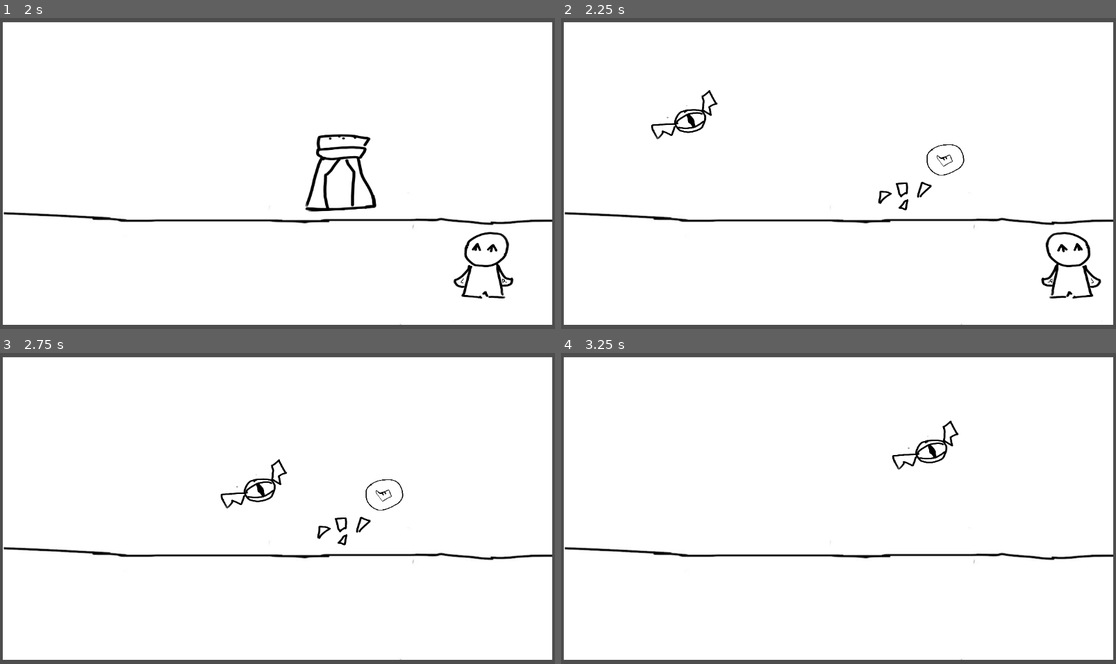
Above: before the commit, frames 1-4 (two rows, left to right).
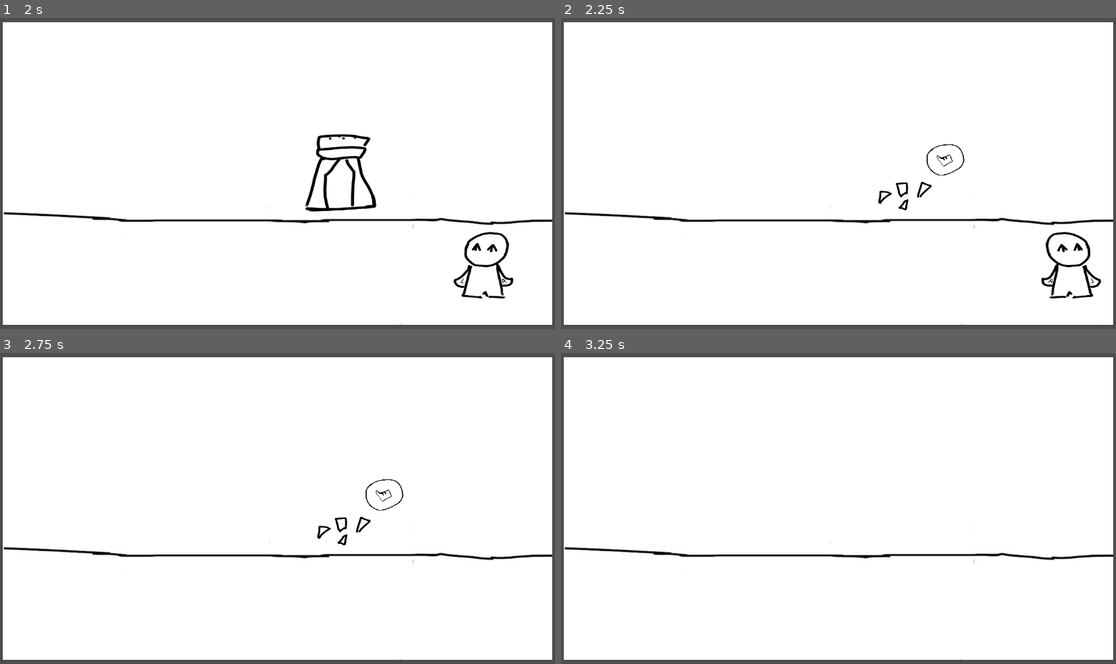
Above: after the commit, the same moments.

Repository: DeltaLyra/WitchIllusionGame
Game: Godot game, scene res://Scenes/test_level_2.tscn
The game is run twice, just before and just after one commit, with the same random seed, the same clock (stepped at 60 frames per second) and the same inputs.
Inputs (mouse positions are in pixels of both pictures, inside the frame that each line leads up to):
- Up to frame 1 (2 s): tap Enter at 0.5 s; move the mouse to (194, 173) at 0.52 s; press the mouse at (194, 173) at 0.53 s; hold Right (MoveRight) 0.53-1.28 s; move the mouse to (72, 176) at 1.27 s; release the mouse at (72, 176) at 1.28 s; hold Left (MoveLeft) from 1.28 s (still down); click (72, 176) at 1.35 s
- Up to frame 2 (2.25 s): move the mouse to (916, 161) at 2.02 s; release Left (MoveLeft) at 2.03 s; press the mouse at (916, 161) at 2.03 s; hold Right (MoveRight) from 2.03 s (still down)
- Up to frame 3 (2.75 s): keep holding Right (MoveRight)
- Up to frame 4 (3.25 s): keep holding Right (MoveRight); move the mouse to (916, 511) at 2.77 s; release the mouse at (916, 511) at 2.78 s; click (916, 511) at 2.85 s

Frame 1 is identical in both runs. In frame 2, 0.4% of the frame differs, in the area x 16-29%, y 23-40%; in frame 3, 0.4%; in frame 4, 0.4%, in the area x 59-72%, y 21-38%.

Commit message:
added a timer so bat spawns after 5 seconds

Diff:
--- a/gamejamgame/Scenes/alert_event_manager.tscn
+++ b/gamejamgame/Scenes/alert_event_manager.tscn
@@ -4,3 +4,9 @@
 
 [node name="AlertEventManager" type="Node2D"]
 script = ExtResource("1_vgtsh")
+
+[node name="Timer" type="Timer" parent="."]
+wait_time = 5.0
+one_shot = true
+
+[connection signal="timeout" from="Timer" to="." method="_on_timer_timeout"]
--- a/gamejamgame/Scenes/eye_bat.tscn
+++ b/gamejamgame/Scenes/eye_bat.tscn
@@ -1,6 +1,21 @@
 [gd_scene load_steps=5 format=3 uid="uid://dyrf1rbxp1sro"]
 
 [ext_resource type="Texture2D" uid="uid://c3ylg2ss7fdac" path="res://Assets/PlaceHolderEyeBat.png" id="1_be7oe"]
+
+[sub_resource type="Animation" id="Animation_bwoag"]
+length = 0.001
+tracks/0/type = "value"
+tracks/0/imported = false
+tracks/0/enabled = true
+tracks/0/path = NodePath("Sprite2D:position")
+tracks/0/interp = 1
+tracks/0/loop_wrap = true
+tracks/0/keys = {
+"times": PackedFloat32Array(0),
+"transitions": PackedFloat32Array(1),
+"update": 0,
+"values": [Vector2(119, 157)]
+}
 
 [sub_resource type="Animation" id="Animation_be7oe"]
 resource_name = "fly_around"
@@ -17,21 +32,6 @@
 "transitions": PackedFloat32Array(1, 1, 1, 1),
 "update": 0,
 "values": [Vector2(119, 157), Vector2(376, 290), Vector2(670, 161), Vector2(445, 118)]
-}
-
-[sub_resource type="Animation" id="Animation_bwoag"]
-length = 0.001
-tracks/0/type = "value"
-tracks/0/imported = false
-tracks/0/enabled = true
-tracks/0/path = NodePath("Sprite2D:position")
-tracks/0/interp = 1
-tracks/0/loop_wrap = true
-tracks/0/keys = {
-"times": PackedFloat32Array(0),
-"transitions": PackedFloat32Array(1),
-"update": 0,
-"values": [Vector2(119, 157)]
 }
 
 [sub_resource type="AnimationLibrary" id="AnimationLibrary_ljc8k"]
--- a/gamejamgame/Scenes/test_level_2.tscn
+++ b/gamejamgame/Scenes/test_level_2.tscn
@@ -7,5 +7,6 @@
 
 [node name="AlertEventManager" parent="." index="8" instance=ExtResource("2_qpu34")]
 position = Vector2(-8, -8)
+room_item = "cheese"
 
 [editable path="SaltShaker"]
--- a/gamejamgame/Scripts/alert_event_manager.gd
+++ b/gamejamgame/Scripts/alert_event_manager.gd
@@ -3,17 +3,22 @@
 @export var room_item: String # The item you must transform with to
 
 const EYE_BAT = preload("res://Scenes/eye_bat.tscn") #loads eyebat scene so we can instantiate it
+@onready var timer: Timer = $Timer #ref var to timer so we can make it start when alert signal is received.
 
 func _ready() -> void:
 	SignalManager.alert.connect(_on_alert)
 
-func _on_alert():
+func _on_alert(): #when alert signal is received, start the timer
 	print("signal received!")
-	spawn_eye()
+	timer.start()
+	print("timer started!")
 
-
-func spawn_eye ():
+func _spawn_eye ():
 	var eye_bat = EYE_BAT.instantiate() #Instantiate eye bat
 	add_sibling(eye_bat) #add_sibling function makes it so we can just directly add it to the level scene without getting the parent of this scene first
 	eye_bat.get_node("AnimationPlayer").play("fly_around") #Start the flight animation, making sure to get the animation node from our scene
 	print("bat moved!")
+
+func _on_timer_timeout() -> void: #once the timer runs out, spawn the bat and see if the player transformed into the right object.
+	print("times up!")
+	_spawn_eye()
